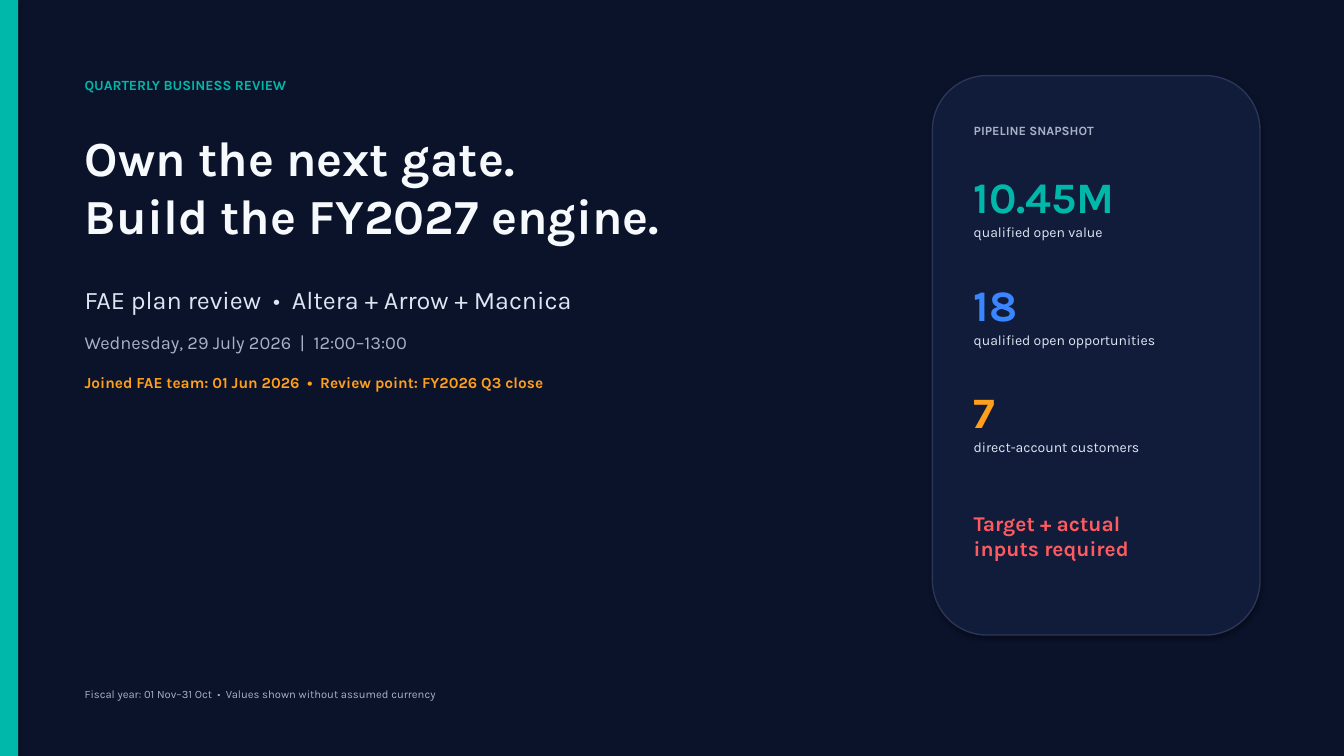
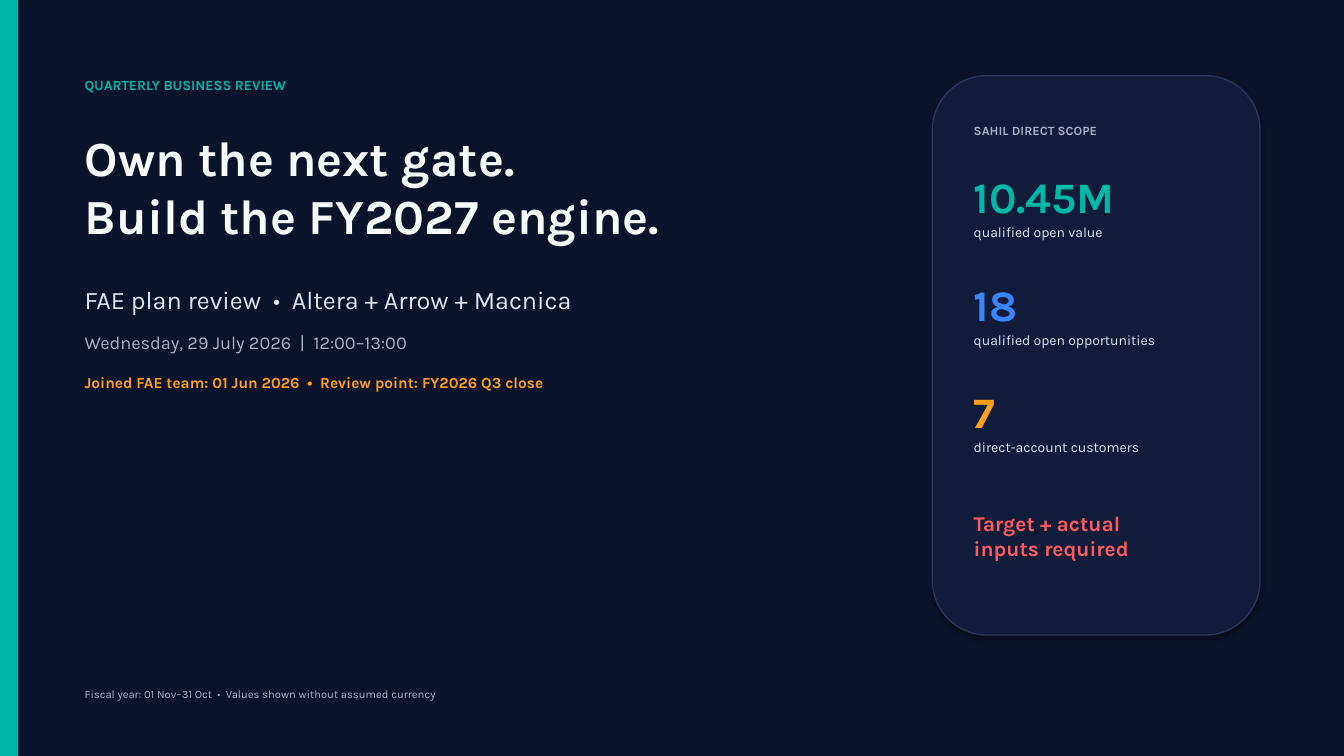
Before and after one commit to sahilpat28/Cursor_Sahil, a slide deck: slide 1 of qbr/output/Sahil_QBR_2026-07-29.pptx. Drawn at 1344x756 pixels with LibreOffice and Linux fonts; fonts in the diff are those of the drawing. Boxes give left, top, right and bottom in pixels: in the first picture for what was removed or moved away, otherwise in the second. Text is boxed around its words. In the diff, an @@ line names an element or a change of style, - is before the commit and + after.

```diff
--- a/qbr/output/Sahil_QBR_2026-07-29.pptx
+++ b/qbr/output/Sahil_QBR_2026-07-29.pptx
@@ text at [974,126,1097,135]: text changed @@
-PIPELINE SNAPSHOT
+SAHIL DIRECT SCOPE
```
Also in this commit, not shown: 2 other slides changed, 3 other files.
